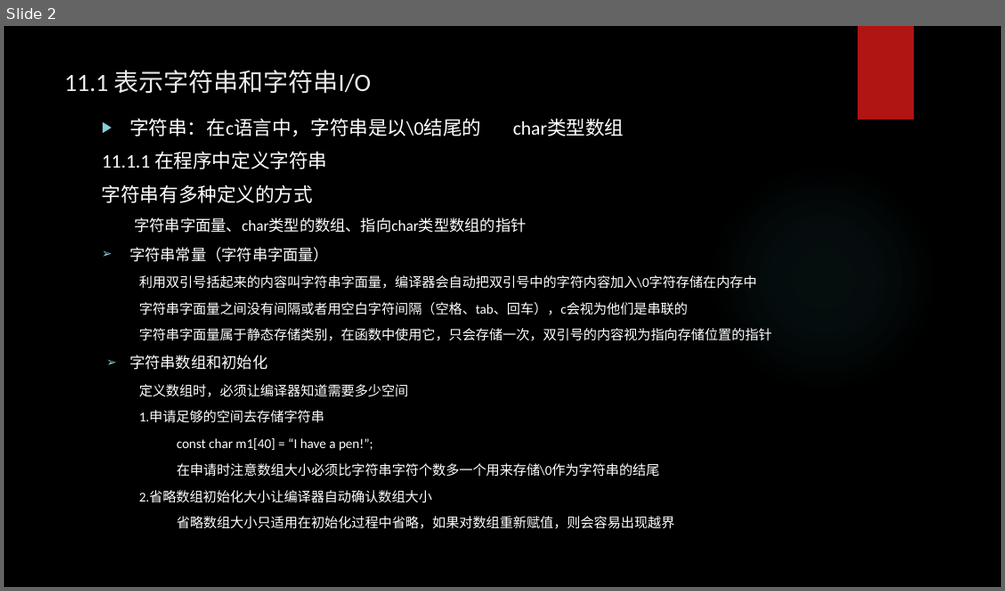
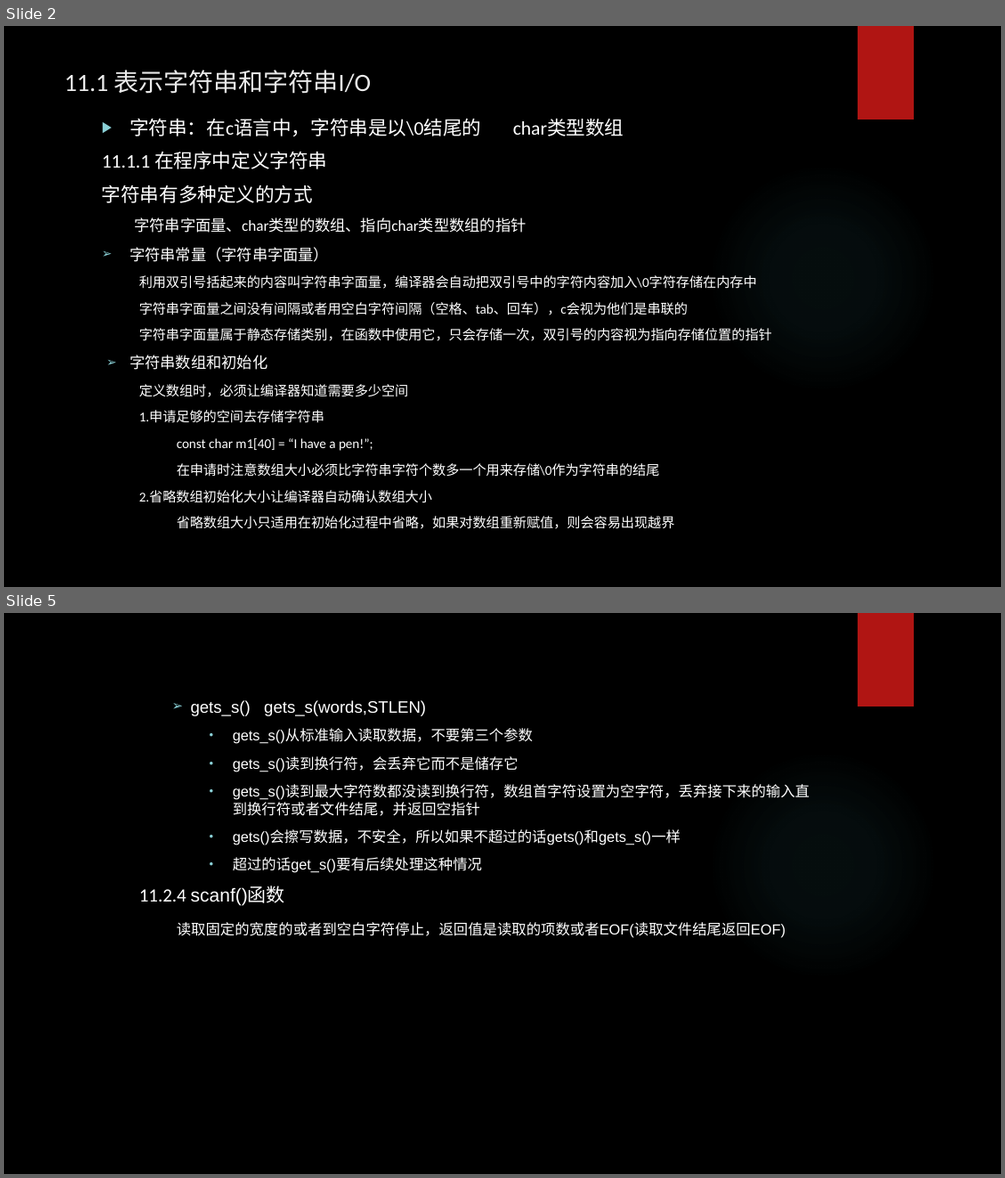
Before and after one commit to tsyin/c_ppt-code, a slide deck: 11字符串和字符串函数.pptx. Shown one above the other, each under a label of ours: slide 2 before the commit, slides 2 and 5 after it; the slides between them are not shown. The pictures are 1005x591 and 1005x1178 pixels, drawn with LibreOffice and Linux fonts; fonts in the diff are those of the drawing; background and template pictures are left out. Boxes give left, top, right and bottom in pixels: in the first picture for what was removed or moved away, otherwise in the second. Text is boxed around its words. In the diff, an @@ line names an element or a change of style, - is before the commit and + after.

```diff
--- a/11字符串和字符串函数.pptx
+++ b/11字符串和字符串函数.pptx
@@ slide 5 added at (4,613,1001,1174), background picture (left out); not listed: 2 template elements that a slide beside it also shows @@
@@ text added at (139,700,809,938), 14 pt, text #FFFFFF @@
+    ➢ gets_s() gets_s(words,STLEN)
+      • gets_s()从标准输入读取数据，不要第三个参数
+      • gets_s()读到换行符，会丢弃它而不是储存它
+      • gets_s()读到最大字符数都没读到换行符，数组首字符设置为空字符，丢弃接下来的输入直到换行符或者文件结尾，并返回空指针
+      • gets()会擦写数据，不安全，所以如果不超过的话gets()和gets_s()一样
+      • 超过的话get_s()要有后续处理这种情况
+  11.2.4 scanf()函数
+  读取固定的宽度的或者到空白字符停止，返回值是读取的项数或者EOF(读取文件结尾返回EOF)
```
Also in this commit, not shown: 2 slides changed, 1 other slide added.
